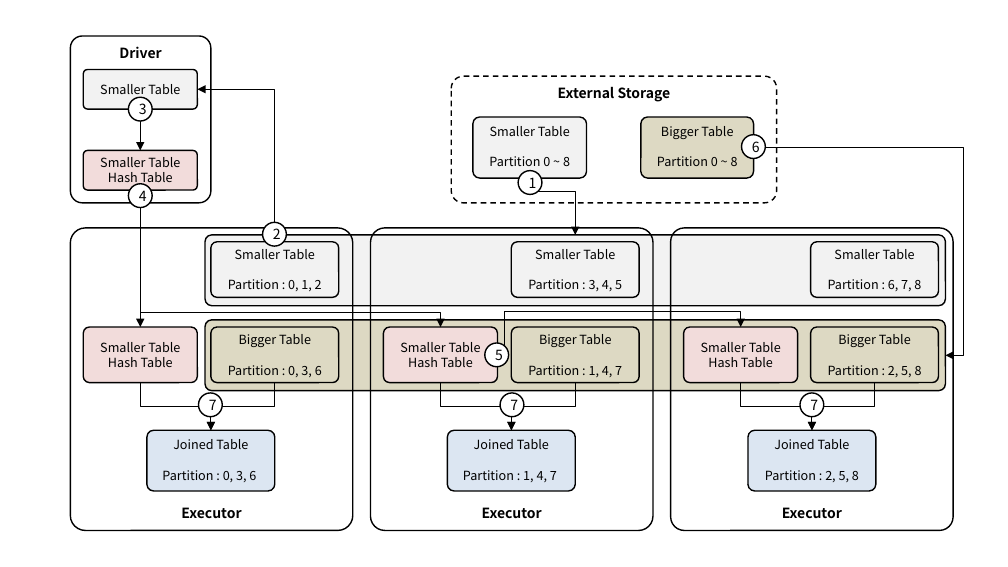
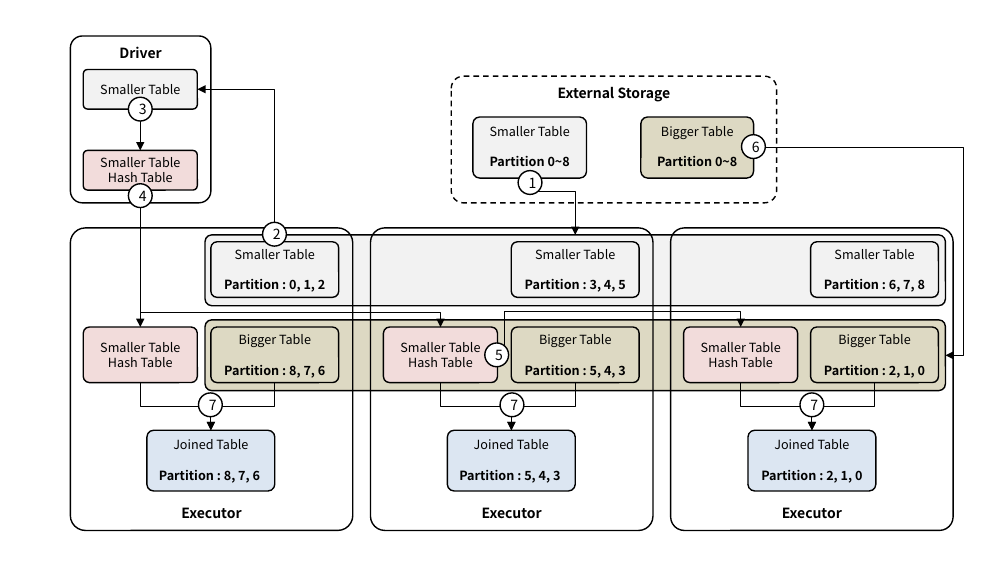
Before and after one commit to ssup2/blog-software, a slide deck: slide 9 of content/docs/theory-analysis/spark-join-strategy/images/images.pptx (slide 2 before the commit). Drawn at 1008x567 pixels with LibreOffice and Linux fonts; fonts in the diff are those of the drawing. Boxes give left, top, right and bottom in pixels: in the first picture for what was removed or moved away, otherwise in the second. Text is boxed around its words. In the diff, an @@ line names an element or a change of style, - is before the commit and + after.

```diff
--- a/content/docs/theory-analysis/spark-join-strategy/images/images.pptx
+++ b/content/docs/theory-analysis/spark-join-strategy/images/images.pptx
@@ text in rounded rectangle at box(490, 156, 570, 166): text changed; bold on @@
-Partition 0 ~ 8
+Partition 0~8
@@ text in rounded rectangle at box(657, 156, 737, 166): text changed; bold on @@
-Partition 0 ~ 8
+Partition 0~8
@@ text in rounded rectangle at box(224, 279, 325, 292): bold on in "Partition : 0, 1, 2" @@
@@ text in rounded rectangle at box(525, 279, 625, 292): bold on in "Partition : 3, 4, 5" @@
@@ text in rounded rectangle at box(824, 279, 925, 292): bold on in "Partition : 6, 7, 8" @@
@@ text in rounded rectangle at box(224, 365, 325, 378): text changed; bold on @@
-Partition : 0, 3, 6
+Partition : 8, 7, 6
@@ text in rounded rectangle at box(525, 365, 625, 378): text changed; bold on @@
-Partition : 1, 4, 7
+Partition : 5, 4, 3
@@ text in rounded rectangle at box(824, 365, 925, 378): text changed; bold on @@
-Partition : 2, 5, 8
+Partition : 2, 1, 0
@@ text in rounded rectangle at box(159, 470, 260, 483): text changed; bold on @@
-Partition : 0, 3, 6
+Partition : 8, 7, 6
@@ text in rounded rectangle at box(459, 470, 560, 483): text changed; bold on @@
-Partition : 1, 4, 7
+Partition : 5, 4, 3
@@ text in rounded rectangle at box(761, 470, 862, 483): text changed; bold on @@
-Partition : 2, 5, 8
+Partition : 2, 1, 0
```
Also in this commit, not shown: 5 slides added, 1 other file.
